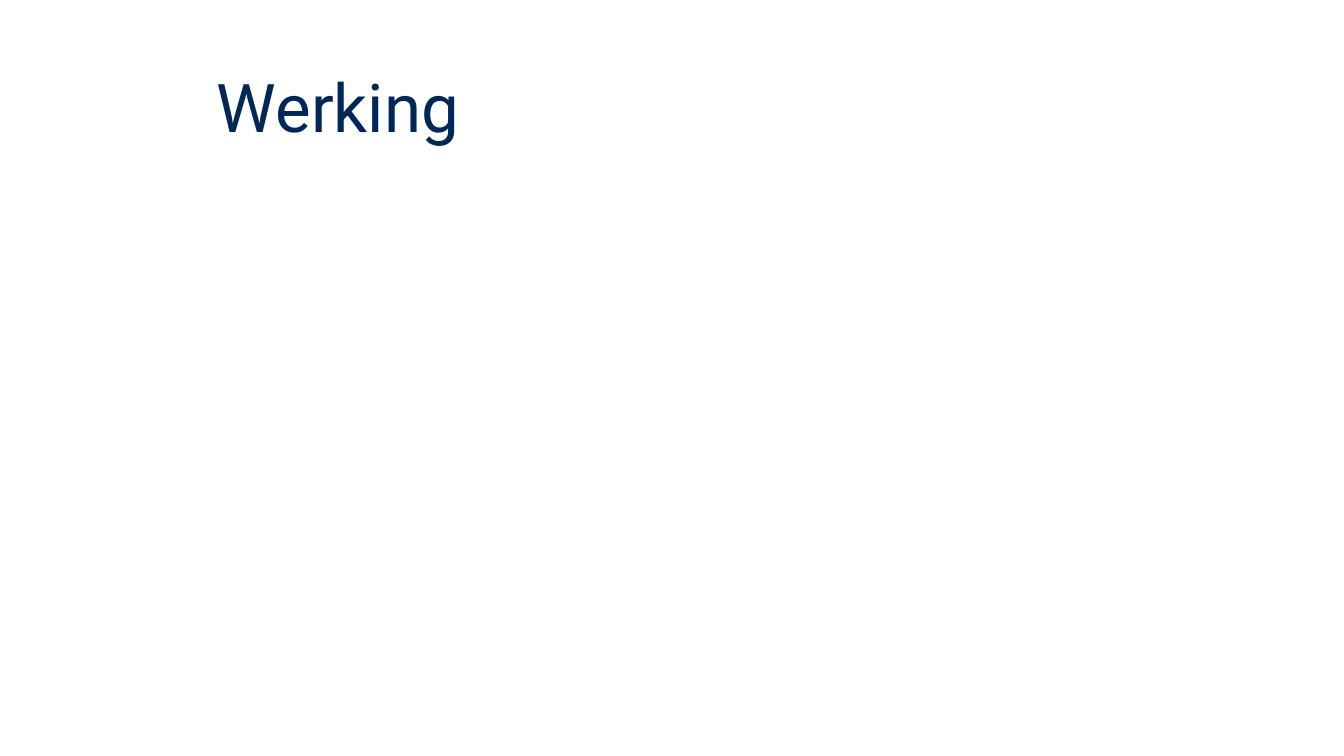
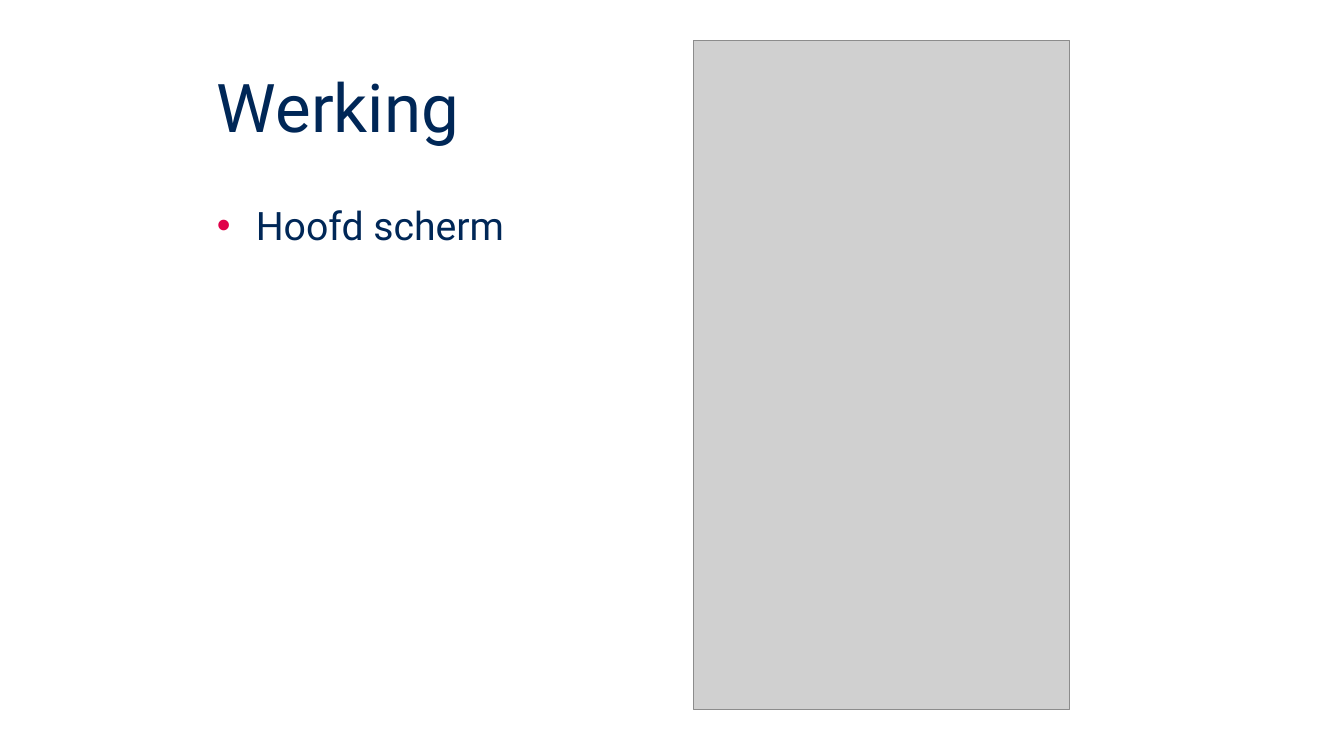
Before and after one commit to jensMole/MobieleApp, a slide deck: slide 3 of Documenten/Mobiele app.pptx. Drawn at 1344x756 pixels with LibreOffice and Linux fonts; fonts in the diff are those of the drawing; grey boxes stand for pictures; background and template pictures are left out. Boxes give left, top, right and bottom in pixels: in the first picture for what was removed or moved away, otherwise in the second. Text is boxed around its words. In the diff, an @@ line names an element or a change of style, - is before the commit and + after.

```diff
--- a/Documenten/Mobiele app.pptx
+++ b/Documenten/Mobiele app.pptx
@@ picture added at (694, 40, 1070, 710) @@
@@ text added at (256, 210, 504, 241), 28 pt, text #002757 @@
+• Hoofd scherm
```
Also in this commit, not shown: 2 slides added, 2 other files.
